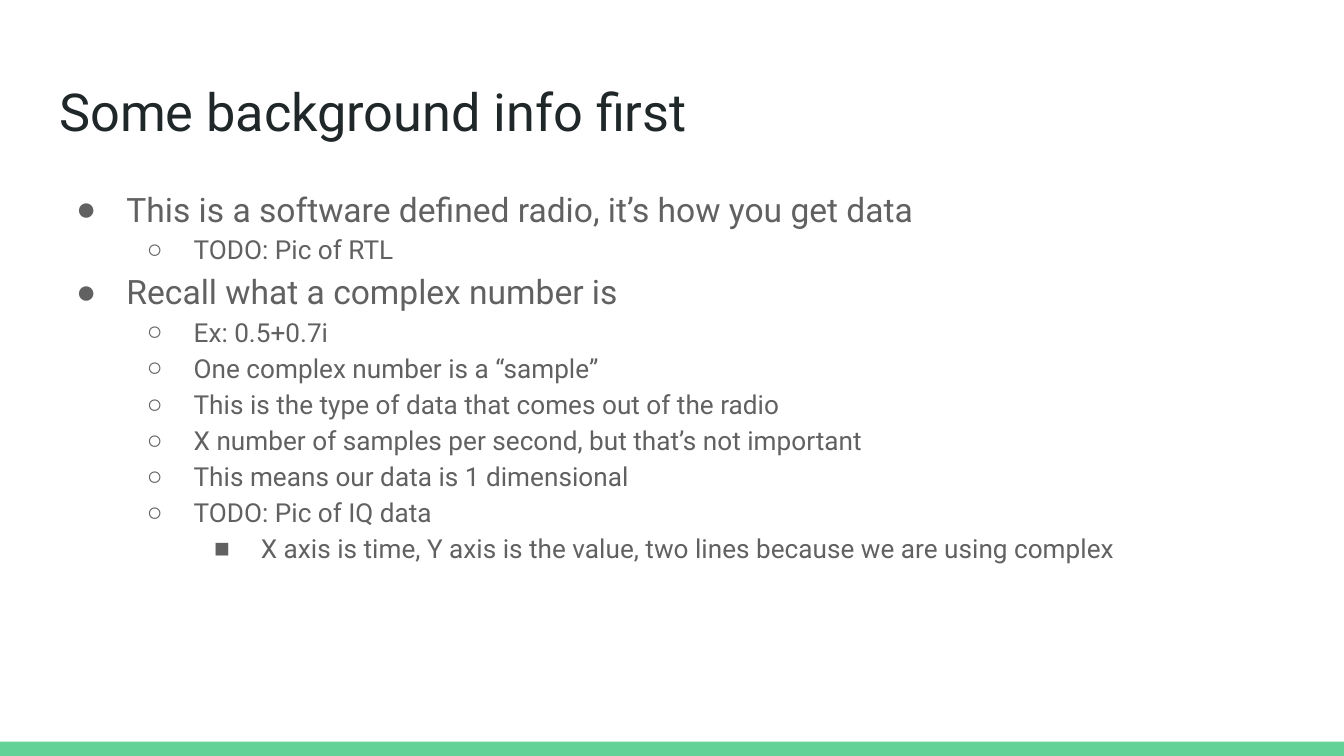
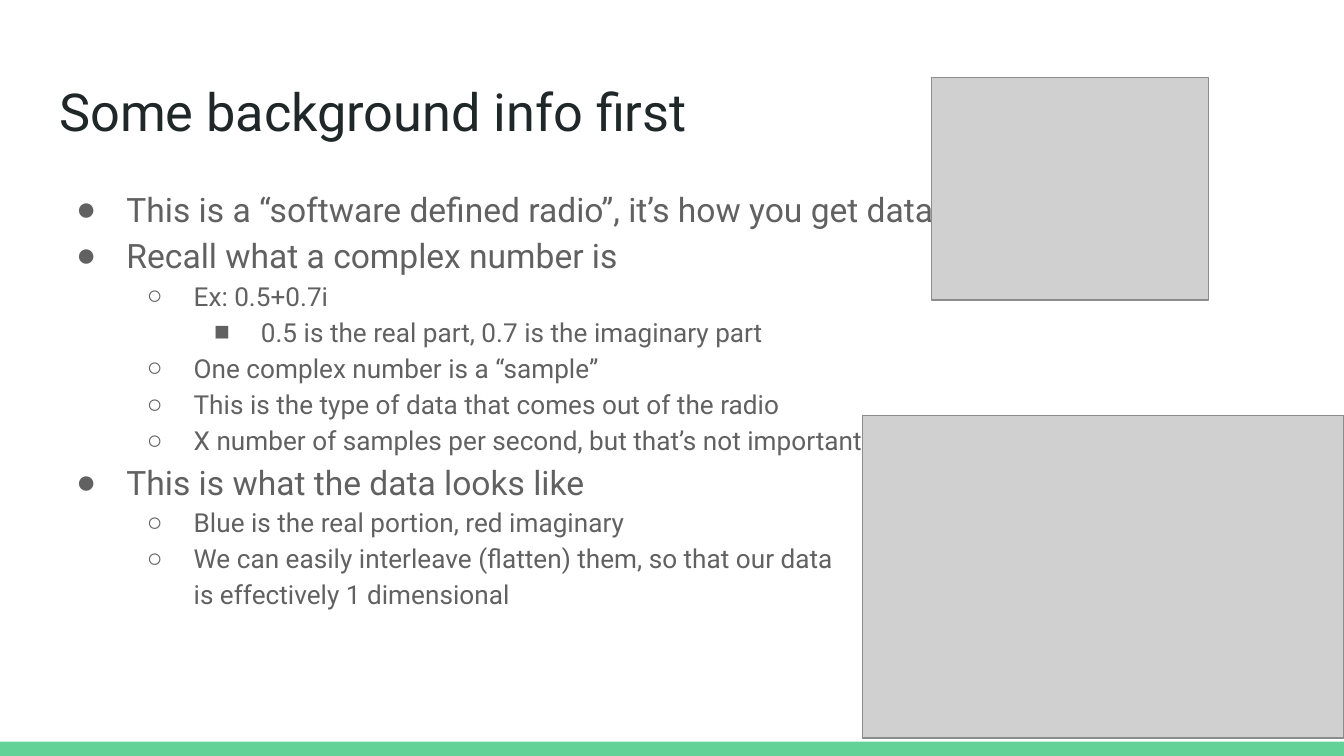
Before and after one commit to stevester94/CSC219_SigChar, a slide deck: slide 6 of presentation/Radio Signal Characterization.pptx (slide 4 before the commit). Drawn at 1344x756 pixels with LibreOffice and Linux fonts; fonts in the diff are those of the drawing; grey boxes stand for pictures. Boxes give left, top, right and bottom in pixels: in the first picture for what was removed or moved away, otherwise in the second. Text is boxed around its words. In the diff, an @@ line names an element or a change of style, - is before the commit and + after.

```diff
--- a/presentation/Radio Signal Characterization.pptx
+++ b/presentation/Radio Signal Characterization.pptx
@@ picture added at box(931, 77, 1208, 300) @@
@@ text at box(126, 191, 933, 230): text changed @@
-● This is a software defined radio, it’s how you get data
-  ○ TODO: Pic of RTL
+● This is a “software defined radio”, it’s how you get data
@@ text at box(261, 322, 762, 348): paragraph added @@
+    ■ 0.5 is the real part, 0.7 is the imaginary part
@@ picture added at box(863, 415, 1344, 738) @@
@@ text at box(126, 470, 833, 610): text changed @@
-  ○ This means our data is 1 dimensional
-  ○ TODO: Pic of IQ data
-    ■ X axis is time, Y axis is the value, two lines because we are using complex
+● This is what the data looks like
+  ○ Blue is the real portion, red imaginary
+  ○ We can easily interleave (flatten) them, so that our data
+    is effectively 1 dimensional
```
Also in this commit, not shown: 4 other slides changed, 5 slides added, 3 other files.
